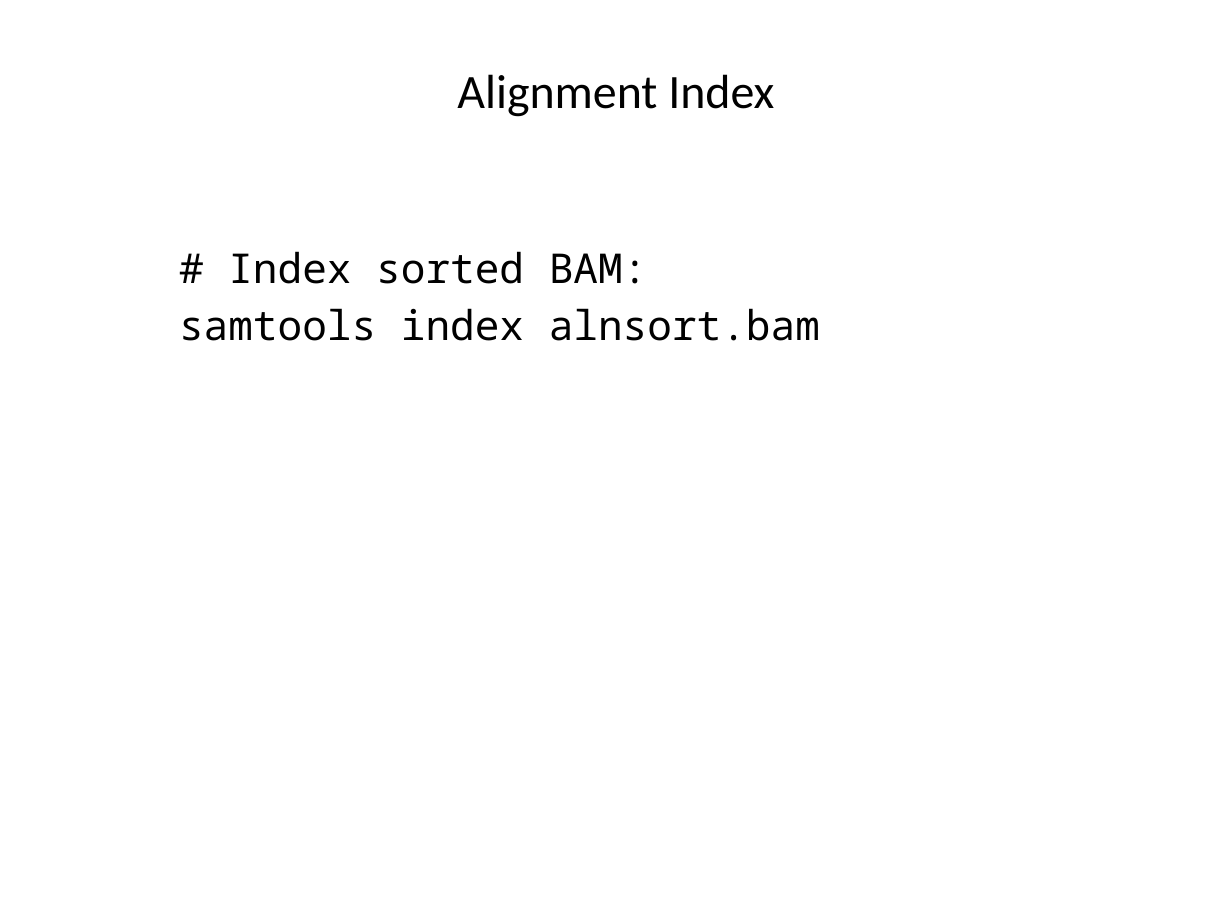
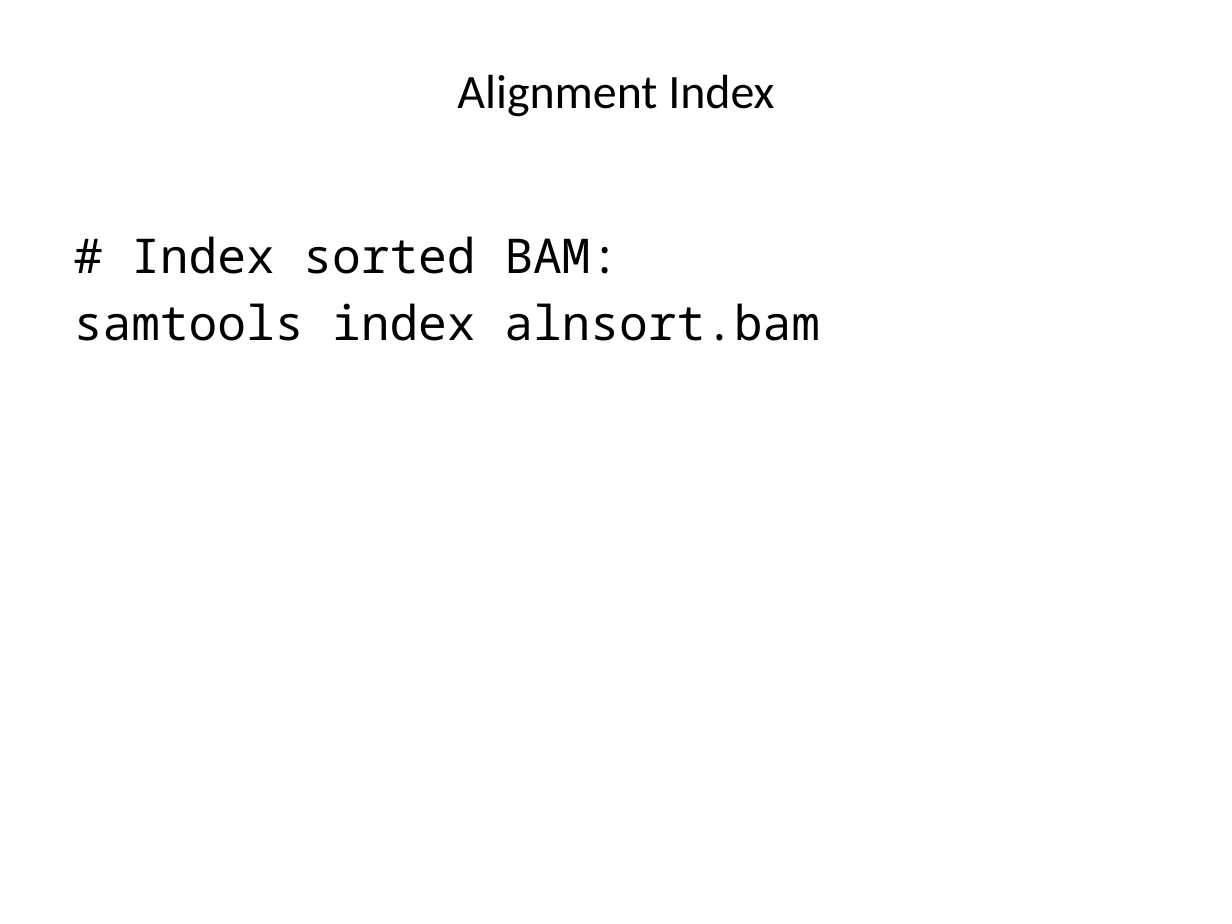
Before and after one commit to liu3zhenlab/teaching, a slide deck: slide 28 of PLPTH813Bioinformatis/2021/labs/lab05_alignment.pptx (slide 27 before the commit). Drawn at 1232x924 pixels with LibreOffice and Linux fonts; fonts in the diff are those of the drawing. Boxes give left, top, right and bottom in pixels: in the first picture for what was removed or moved away, otherwise in the second. Text is boxed around its words. In the diff, an @@ line names an element or a change of style, - is before the commit and + after.

```diff
--- a/PLPTH813Bioinformatis/2021/labs/lab05_alignment.pptx
+++ b/PLPTH813Bioinformatis/2021/labs/lab05_alignment.pptx
@@ text "# Index sorted BAM:": place and size @@
-text "# Index sorted BAM:" at (179, 251, 820, 341)
+text "# Index sorted BAM:" at (74, 236, 820, 341)
@@ text "# Index sorted BAM:" at (74, 236, 820, 341): size 24 to 28 pt @@
```
Also in this commit, not shown: 18 other slides changed, 1 slide added.
